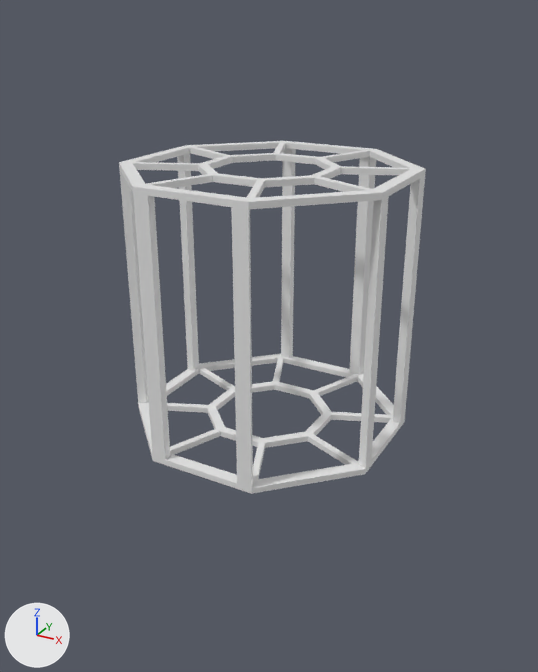
A saved change to the Blender file models/spaceparts.blend.
Both versions are drawn from a 50 mm lens placed at (11.4, -20.8, 9.0), pointed at (0.0, -0.1, -1.3). Lighting does not change. The marker at lower left points along +X, +Y and +Z. The same objects are shown in both versions, whatever each file hides.

Before the edit, the objects in view are built like this:
```python
me_cylinder_015 = bpy.data.meshes.new('Cylinder.015')
me_cylinder_015.from_pydata(...)  # 275 vertices, 296 faces; spans x -4.0..4.0, y -4.0..4.0, z -203.0..202.0
ob_3x3rframe_002 = bpy.data.objects.new('3x3RFrame.002', me_cylinder_015)
ob_3x3rframe_002.location = (0.0, 0.0, 0.0)
ob_3x3rframe_002.scale = (1.13, 1.13, 0.0222)
```
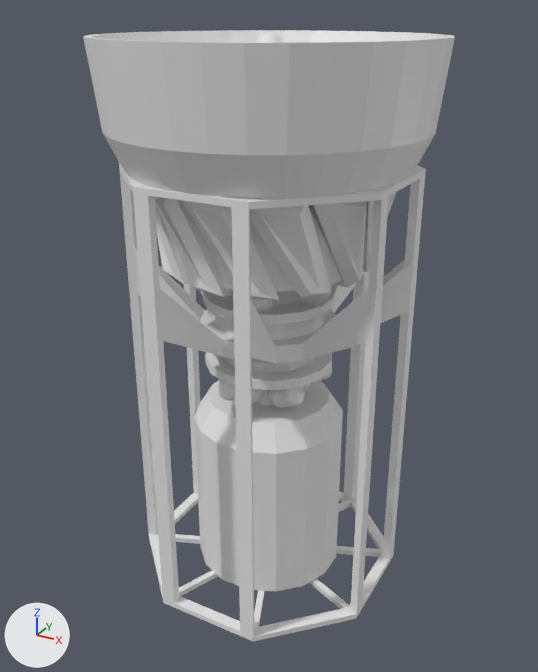
Changed parts and their boxes (x1, y1, x2, y2) in the pictures (538 x 672 px; the box of a moved part takes in the faces that stretch with it):
```json
{"object": "3x3RFrame.002", "change": "reshaped", "before": [119, 141, 426, 494], "after": [119, 163, 426, 642], "on screen": "36% taller"}
{"object": "Cylinder.001", "change": "added", "after": [83, 30, 455, 199]}
{"object": "Cylinder.010", "change": "added", "after": [194, 379, 343, 592]}
{"object": "Cube.002", "change": "added", "after": [154, 192, 396, 300]}
{"object": "Cylinder.011", "change": "added", "after": [135, 247, 413, 364]}
{"object": "Cylinder.007", "change": "added", "after": [205, 352, 332, 390]}
{"object": "Icosphere", "change": "added", "after": [214, 291, 324, 374]}
{"object": "Cylinder.002", "change": "added", "after": [201, 210, 341, 292]}
{"object": "Cylinder", "change": "added", "after": [203, 286, 335, 324]}
{"object": "Cylinder.005", "change": "added", "after": [217, 366, 332, 407]}
{"object": "Sphere", "change": "added", "after": [252, 383, 311, 409]}
{"object": "Cylinder.006", "change": "added", "after": [210, 284, 332, 312]}
{"part": 1, "of": "me_cylinder_015", "change": "moved or reshaped", "before": [138, 354, 405, 494], "after": [149, 491, 394, 642]}
{"part": 2, "of": "me_cylinder_015", "change": "moved or reshaped", "before": [120, 148, 420, 484], "after": [120, 170, 420, 637]}
```

The change, as JSON lines over the scene's bpy script:
```json
{"block": "me_cylinder_015", "where": "# used by ob_3x3rframe_002; location = (0.0, 0.0, 0.0); scale = (1.13, 1.13, 0.0222)"}
{"op": "remove", "block": "me_cylinder_015", "code": "me_cylinder_015.from_pydata(...)  # 275 vertices, 296 faces; spans x -4.0..4.0, y -4.0..4.0, z -203.0..202.0"}
{"op": "add", "block": "me_cylinder_015", "code": "me_cylinder_015.from_pydata(...)  # 275 vertices, 296 faces; spans x -4.0..4.0, y -4.0..4.0, z -472.0..202.0"}
{"block": "me_cylinder_015", "change": "me_cylinder_015 part 1: the loose piece of 122 vertices spanning x -4.0..4.0, y -4.0..4.0, z -203.0..-193.0 is moved by (0.0, 0.0, -270.0)"}
{"block": "me_cylinder_015", "change": "me_cylinder_015 part 2: 32 of the vertices in x -4.0..4.0, y -4.0..4.0, z -194.0 are moved by (0.0, 0.0, -270.0)"}
{"op": "add", "block": "ob_cylinder_011", "code": ["ob_cylinder_011 = bpy.data.objects.new('Cylinder.011', me_cylinder_023.copy())  # the mesh of ob_cylinder_011", "ob_cylinder_011.location = (0.0, 0.0, -1.85)", "ob_cylinder_011.rotation_euler = (0.0, 0.0, 0.196)  # degrees (0, 0, 11)"]}
{"op": "add", "block": "ob_cylinder_007", "code": ["ob_cylinder_007 = bpy.data.objects.new('Cylinder.007', me_cylinder_022.copy())  # the mesh of ob_cylinder_007", "ob_cylinder_007.location = (0.0, 0.0, -2.17)", "ob_cylinder_007.rotation_euler = (0.0, 0.0, 0.196)  # degrees (0, 0, 11)"]}
{"op": "add", "block": "ob_cylinder", "code": ["ob_cylinder = bpy.data.objects.new('Cylinder', me_cylinder_022.copy())  # the mesh of ob_cylinder_007", "ob_cylinder.location = (0.0, 0.0, 0.15)", "ob_cylinder.rotation_euler = (0.0, 0.0, 0.196)  # degrees (0, 0, 11)"]}
{"op": "add", "block": "ob_sphere", "code": ["ob_sphere = bpy.data.objects.new('Sphere', me_sphere.copy())  # the mesh of ob_sphere", "ob_sphere.location = (-1.01, 0.0, -3.15)"]}
{"op": "add", "block": "ob_cylinder_010", "code": ["ob_cylinder_010 = bpy.data.objects.new('Cylinder.010', me_cylinder_030.copy())  # the mesh of ob_cylinder_010", "ob_cylinder_010.location = (0.0, 0.0, -4.11)"]}
{"op": "add", "block": "ob_icosphere", "code": ["ob_icosphere = bpy.data.objects.new('Icosphere', me_icosphere.copy())  # the mesh of ob_icosphere", "ob_icosphere.location = (0.0, 0.0, -1.01)"]}
{"op": "add", "block": "ob_cylinder_005", "code": ["ob_cylinder_005 = bpy.data.objects.new('Cylinder.005', me_cylinder_007.copy())  # the mesh of ob_cylinder_005", "ob_cylinder_005.location = (-1.85, 0.0, -2.71)", "ob_cylinder_005.rotation_euler = (0.0, 0.785, 0.0)  # degrees (0, 45, 0)", "ob_cylinder_005.scale = (0.807, 0.807, 0.807)"]}
{"op": "add", "block": "ob_cylinder_006", "code": ["ob_cylinder_006 = bpy.data.objects.new('Cylinder.006', me_cylinder_007.copy())  # the mesh of ob_cylinder_005", "ob_cylinder_006.location = (-1.49, -1.09, 0.68)", "ob_cylinder_006.rotation_euler = (0.0, -0.785, 0.628)  # degrees (0, -45, 36)", "ob_cylinder_006.scale = (0.807, 0.807, -0.807)"]}
{"op": "add", "block": "ob_cylinder_002", "code": ["ob_cylinder_002 = bpy.data.objects.new('Cylinder.002', me_cylinder_002.copy())  # the mesh of ob_cylinder_002", "ob_cylinder_002.location = (0.0, 0.0, 2.88)", "ob_cylinder_002.scale = (3.19, 3.19, 1.08)"]}
{"op": "add", "block": "ob_cube_002", "code": ["ob_cube_002 = bpy.data.objects.new('Cube.002', me_cube_004.copy())  # the mesh of ob_cube_002", "ob_cube_002.location = (-3.4, 0.0, 3.31)"]}
{"op": "add", "block": "ob_cylinder_001", "code": ["ob_cylinder_001 = bpy.data.objects.new('Cylinder.001', me_cylinder_001.copy())  # the mesh of ob_cylinder_001", "ob_cylinder_001.location = (0.0, 0.0, -2.16)", "ob_cylinder_001.scale = (5.37, 5.37, 1.07)"]}
```
